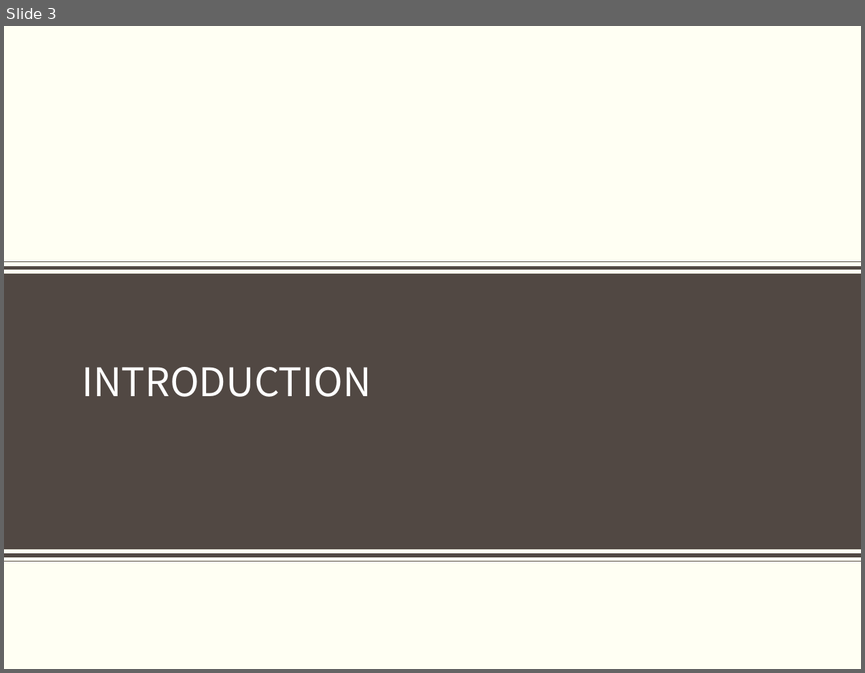
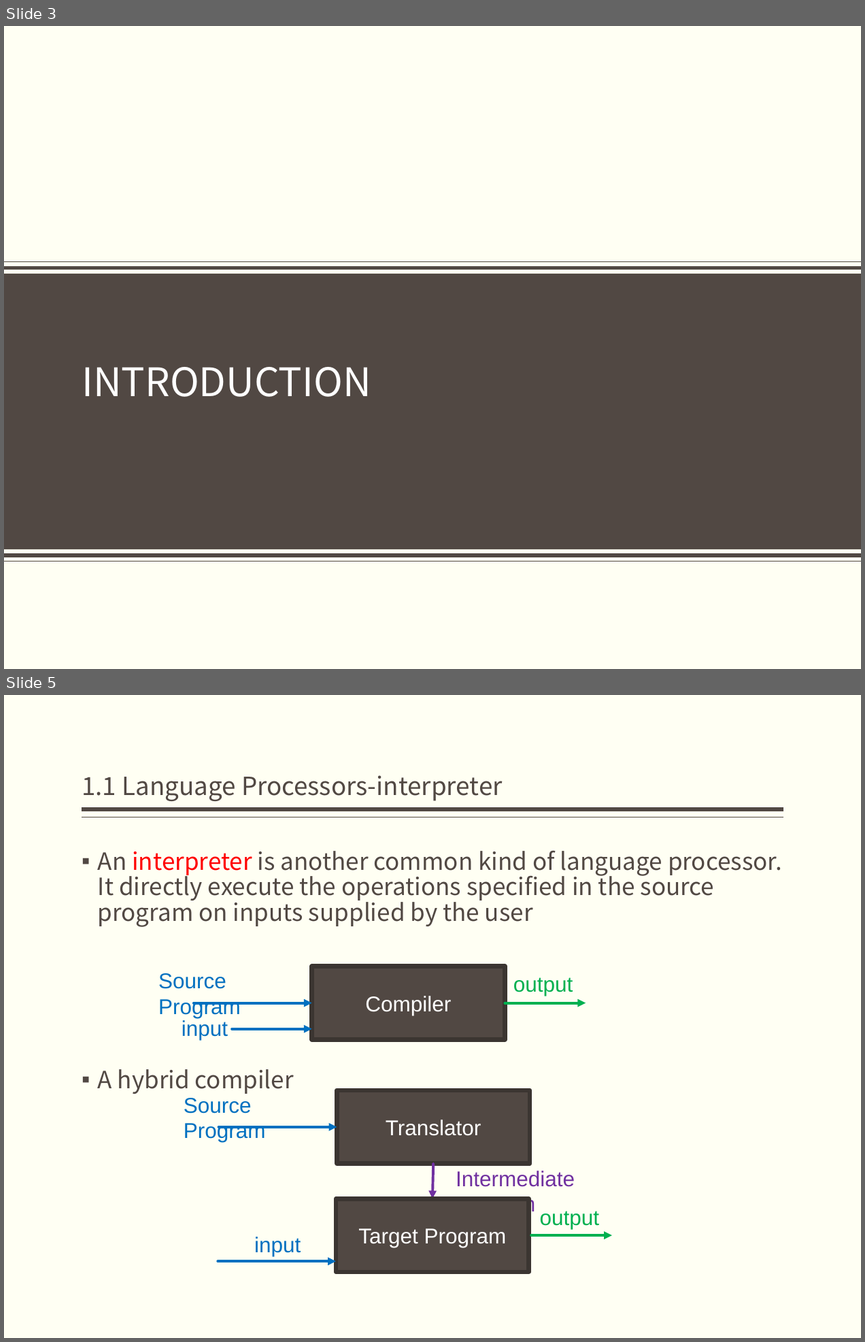
Before and after one commit to bonkboykz/jz81.github.io, a slide deck: course/compiler/LectureNotes/(Spring2017)Lecture1.pptx. Shown one above the other, each under a label of ours: slide 3 before the commit, slides 3 and 5 after it; the slides between them are not shown. The pictures are 865x673 and 865x1342 pixels, drawn with LibreOffice and Linux fonts; fonts in the diff are those of the drawing; background and template pictures are left out. Boxes give left, top, right and bottom in pixels: in the first picture for what was removed or moved away, otherwise in the second. Text is boxed around its words. In the diff, an @@ line names an element or a change of style, - is before the commit and + after.

```diff
--- a/course/compiler/LectureNotes/(Spring2017)Lecture1.pptx
+++ b/course/compiler/LectureNotes/(Spring2017)Lecture1.pptx
@@ slide 5 added at (x1=4, y1=695, x2=861, y2=1338), background #FFFFF3 @@
@@ title added at (x1=82, y1=775, x2=502, y2=801), 21 pt, text #514843 @@
+1.1 Language Processors-interpreter
@@ line added from (784, 809) to (82, 809), #514843 3 pt @@
@@ line added from (784, 817) to (82, 817), #514843 1 pt @@
@@ text added at (x1=98, y1=850, x2=782, y2=1093), 20 pt, text #514843 @@
+▪ An interpreter is another common kind of language processor. It directly execute the operations specified in the source program on inputs supplied by the user
+▪ A hybrid compiler
@@ text added at (x1=158, y1=973, x2=241, y2=1018), 18 pt, text #0070C0 @@
+Source Program
@@ rectangle added at (x1=311, y1=966, x2=504, y2=1040), fill #514843, outline #3C3532 3.78 pt, 18 pt, text #FFFFFF @@
+Compiler
@@ text added at (x1=513, y1=977, x2=573, y2=996), 18 pt, text #00B050 @@
+output
@@ text added at (x1=181, y1=1020, x2=228, y2=1040), 18 pt, text #0070C0 @@
+input
@@ arrow added from (193, 1002) to (311, 1002), #0070C0 2.25 pt @@
@@ arrow added from (504, 1002) to (586, 1002), #00B050 2.25 pt @@
@@ arrow added from (232, 1028) to (311, 1028), #0070C0 2.25 pt @@
@@ text added at (x1=184, y1=1098, x2=266, y2=1142), 18 pt, text #0070C0 @@
+Source Program
@@ rectangle added at (x1=337, y1=1090, x2=529, y2=1163), fill #514843, outline #3C3532 3.78 pt, 18 pt, text #FFFFFF @@
+Translator
@@ arrow added from (218, 1127) to (337, 1127), #0070C0 2.25 pt @@
@@ arrow added from (433, 1164) to (432, 1199), #7030A0 2.25 pt @@
@@ text added at (x1=456, y1=1170, x2=575, y2=1215), 18 pt, text #7030A0 @@
+Intermediate program
@@ rectangle added at (x1=336, y1=1199, x2=528, y2=1272), fill #514843, outline #3C3532 3.78 pt, 18 pt, text #FFFFFF @@
+Target Program
@@ text added at (x1=540, y1=1210, x2=600, y2=1229), 18 pt, text #00B050 @@
+output
@@ text added at (x1=254, y1=1236, x2=300, y2=1256), 18 pt, text #0070C0 @@
+input
@@ arrow added from (531, 1235) to (611, 1235), #00B050 2.25 pt @@
@@ arrow added from (218, 1261) to (336, 1261), #0070C0 2.25 pt @@
```
Also in this commit, not shown: 2 slides changed, 18 other slides added.
